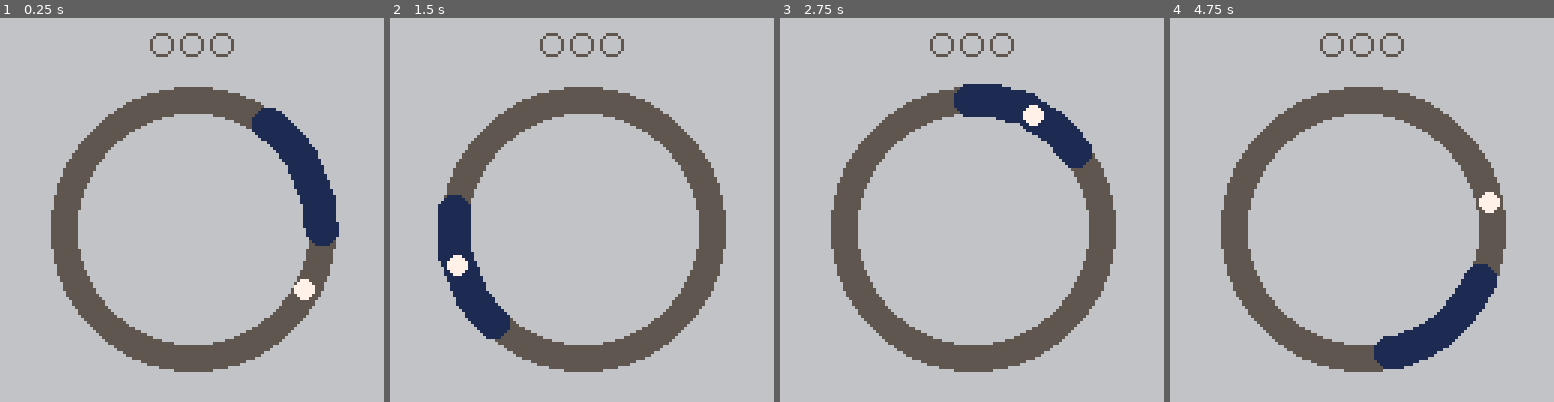
Above: before the commit, frames 1-4 (left to right).
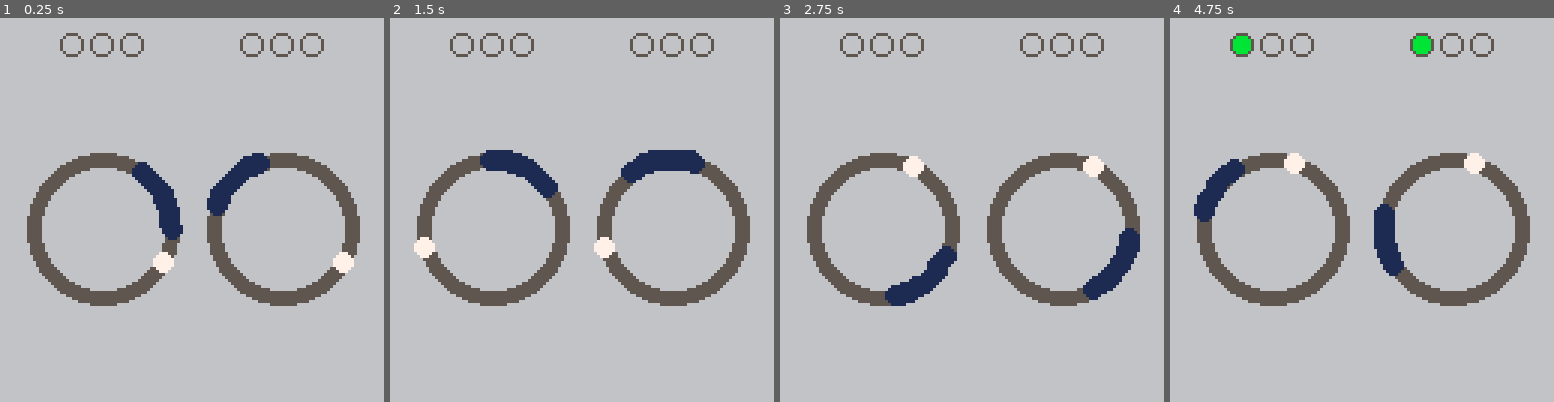
Above: after the commit, the same moments.

Repository: verdantran/pico_safe_cracker
Game: PICO-8 cartridge safe_crackers.p8
The game is run twice, just before and just after one commit, with the same random seed, the same clock (stepped at 60 frames per second) and the same inputs.
Inputs:
- Up to frame 1 (0.25 s): no input
- Up to frame 2 (1.5 s): tap X (X key) at 0.33, 1.07 s; tap O (Z key) at 0.7 s
- Up to frame 3 (2.75 s): hold Right 1.6-2.1 s; tap O (Z key) at 1.7, 2.1, 2.5 s; tap X (X key) at 1.85 s; hold Up 2.15-2.42 s; hold Right from 2.47 s (still down)
- Up to frame 4 (4.75 s): tap O (Z key) every 0.4 s from 2.9 to 4.5 s; tap X (X key) at 2.97, 4.08 s; release Right at 3.03 s; hold Left 3.08-3.58 s; hold Down 3.63-3.97 s; hold Right 4.02-4.68 s; hold Up from 4.73 s (still down)

The runs differ from the first frame. In frame 1, 23% of the frame differs, in the area x 7-94%, y 3-93%; in frame 2, 23%; in frame 3, 23%; in frame 4, 23%, in the area x 6-94%, y 3-93%.

Commit message:
added indicator positioning

Diff:
--- a/data/levels.lua
+++ b/data/levels.lua
@@ -21,14 +21,18 @@
                 },
                 win_zone = {
                     --==win zone==
-                    size = 15,
-                    base_size = 15,
-                    size_reduction_step = 3
+                    length = 15,
+                    base_length = 15,
+                    length_reduction_step = 3,
+                    size=5,
+                    angle=0,
                 },
                 config = {
                     --the absolute centre of the dial
                     cx = 64,
                     cy = 70,
+                    radius=47,
+                    inner_radius=38,
 
                     rotate_clockwise = true,
 
@@ -39,9 +43,114 @@
 
                     -- Global table to store win area positions
                     win_positions = {},
-                    win_angle=0,
-                }
+                },
+                indicator={
+                    x=40,
+                    y=5,
+                    spacer=10,
+                },
             }
         }
-    }
+    },
+    {
+        id = 1,
+        dials = {
+            {
+                target = {
+                    --the ball
+                    x = 0,
+                    y = 0,
+
+                    --==target properties==
+                    angle = 0,
+                    -- the current speed
+                    angle_speed = 0.005,
+                    --the original speed (so that we can reset)
+                    angle_base_speed = 0.005,
+                    --the amount to increase by each time
+                    angle_speed_step = 0.006,
+                    --controls the radius of the target and the win zone
+                    radius = 23
+                },
+                win_zone = {
+                    --==win zone==
+                    length = 15,
+                    base_length = 15,
+                    length_reduction_step = 3,
+                    size=3,
+                    angle=0,
+                },
+                config = {
+                    --the absolute centre of the dial
+                    cx = 34,
+                    cy = 70,
+                    radius=25,
+                    inner_radius=20,
+
+                    rotate_clockwise = true,
+
+                    --amount of locks required to solve this dial
+                    total_locks = 3,
+                    cur_lock = 0,
+                    solved = false,
+
+                    -- Global table to store win area positions
+                    win_positions = {},
+                },
+                indicator={
+                    x=10,
+                    y=5,
+                    spacer=10,
+                },
+            },
+            {
+                target = {
+                    --the ball
+                    x = 0,
+                    y = 0,
+
+                    --==target properties==
+                    angle = 0,
+                    -- the current speed
+                    angle_speed = 0.005,
+                    --the original speed (so that we can reset)
+                    angle_base_speed = 0.005,
+                    --the amount to increase by each time
+                    angle_speed_step = 0.006,
+                    --controls the radius of the target and the win zone
+                    radius = 23
+                },
+                win_zone = {
+                    --==win zone==
+                    length = 15,
+                    base_length = 15,
+                    length_reduction_step = 3,
+                    size=3,
+                    angle=0.3,
+                },
+                config = {
+                    --the absolute centre of the dial
+                    cx = 94,
+                    cy = 70,
+                    radius=25,
+                    inner_radius=20,
+
+                    rotate_clockwise = true,
+
+                    --amount of locks required to solve this dial
+                    total_locks = 3,
+                    cur_lock = 0,
+                    solved = false,
+
+                    -- Global table to store win area positions
+                    win_positions = {},
+                },
+                indicator={
+                    x=70,
+                    y=5,
+                    spacer=10,
+                },
+            }
+        }
+    },
 }
--- a/main.lua
+++ b/main.lua
@@ -2,7 +2,9 @@
     cur_dials = {}
 
     for level in all(levels) do
-        cur_dials = level.dials
+        if level.id == 1 then
+            cur_dials = level.dials
+        end
     end
 end
 
--- a/utils/dials.lua
+++ b/utils/dials.lua
@@ -4,9 +4,9 @@
 
 function update_dials(dial)
     --reset
-    if dial.config.solved and btnp(5) then
-        reset_dial()
-    elseif not dial.config.solved then
+    -- if dial.config.solved and btnp(5) then
+    --     reset_dial(dial)
+    if not dial.config.solved then
         if (dial.target.angle > 1) dial.target.angle = 0
 
         if dial.config.rotate_clockwise then
@@ -23,7 +23,7 @@
 end
 
 function draw_dials(dial)
-    draw_dial(dial.config.cx, dial.config.cy, 47)
+    draw_dial(dial.config.cx, dial.config.cy, dial.config.radius, dial.config.inner_radius)
     create_new_win_area(dial, false)
     draw_player(dial)
     draw_indicators(dial)
@@ -32,15 +32,14 @@
 function create_new_win_area(dial, should_gen_new_pos)
     dial.config.win_positions = {}
 
-    if (should_gen_new_pos) dial.config.win_angle = rnd(1)
-    win_angle_incrementer = dial.config.win_angle
+    if (should_gen_new_pos) dial.win_zone.angle = rnd(1)
+    win_angle_incrementer = dial.win_zone.angle
 
-    log("Win zone is: "..dial.win_zone.size)
-    for i = 0, dial.win_zone.size do
+    for i = 0, dial.win_zone.length do
         local x = dial.config.cx + (dial.target.radius * cos(win_angle_incrementer))
         local y = dial.config.cy + (dial.target.radius * sin(win_angle_incrementer))
 
-        circfill(x, y, 5, 1)
+        circfill(x, y, dial.win_zone.size, 1)
 
         add(dial.config.win_positions, { x = x, y = y })
 
@@ -69,7 +68,7 @@
 
                 dial.config.rotate_clockwise = not dial.config.rotate_clockwise
                 dial.target.angle_speed += dial.target.angle_speed_step
-                dial.win_zone.size -= dial.win_zone.size_reduction_step
+                dial.win_zone.length -= dial.win_zone.length_reduction_step
 
                 sfx(0)
                 create_new_win_area(dial, true)
@@ -88,32 +87,31 @@
 end
 
 function draw_indicators(dial)
-    local spacer = 10
-    local x = 40
+    local orig_x=dial.indicator.x
 
     for i = 1, dial.config.total_locks do
-        x += spacer
+        dial.indicator.x += dial.indicator.spacer
 
         if (i <= dial.config.cur_lock) then
-            spr(2, x, 5)
+            spr(2, dial.indicator.x, dial.indicator.y)
         else
-            spr(4, x, 5)
+            spr(4, dial.indicator.x, dial.indicator.y)
         end
     end
+
+    dial.indicator.x=orig_x
 end
 
 function reset_dial(dial)
     dial.config.solved = false
     dial.config.cur_lock = 0
     dial.target.angle_speed = dial.target.angle_base_speed
-    dial.win_zone.size = dial.win_zone.base_size
+    dial.win_zone.length = dial.win_zone.base_length
     create_new_win_area(dial, true)
 end
 
-
---todo: need to ensure that we're manipulating the radius
---properly here based on size of dials.
-function draw_dial(x,y,r)
+--x,y,radius,inner_radius
+function draw_dial(x,y,r,ir)
     circfill(x,y,r,5)
-    circfill(x,y,r-9,6)
+    circfill(x,y,ir,6)
  end
